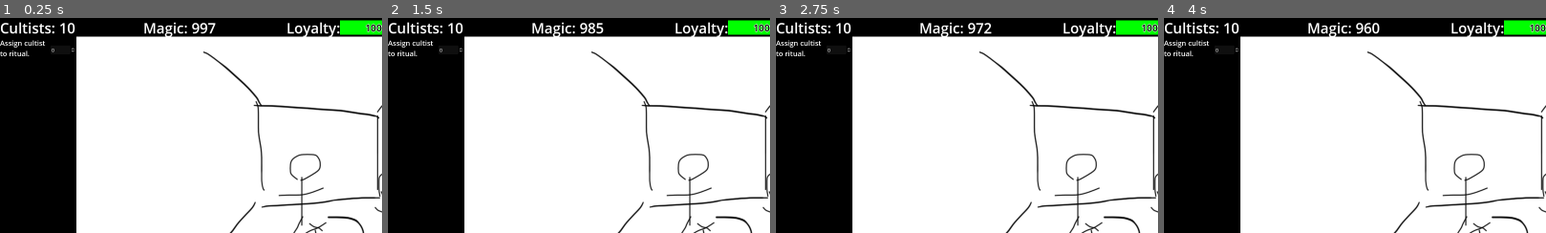
Above: before the commit, frames 1-4 (left to right).
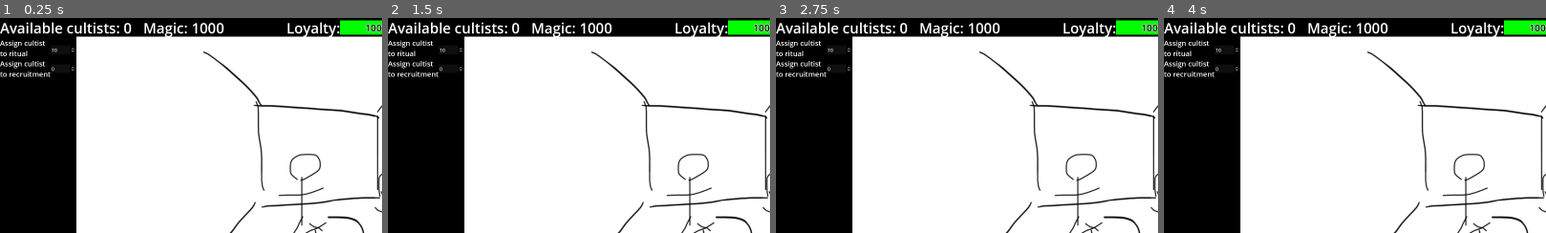
Above: after the commit, the same moments.

Repository: ShroomySquid/Ludum_Dare
Game: Godot game, scene res://node_2d.tscn
Two runs of this game, one before a commit and one after it. Both use one fixed random seed, a clock stepped at 60 frames per second and the inputs below.
Inputs:
- Up to frame 1 (0.25 s): no input
- Up to frame 2 (1.5 s): no input
- Up to frame 3 (2.75 s): no input
- Up to frame 4 (4 s): no input
The pictures show only the part of the screen within x 0-50%, y 0-50%; the shares and areas given below are measured in that part.

The runs differ from the first frame. In frame 1, 1.8% of the frame differs, in the area x 0-59%, y 1-28%; in frame 2, 1.8%; in frame 3, 1.8%; in frame 4, 1.7%.

Commit message:
add non-functional recruitment field

Diff:
--- a/ui_prototype/Control.gd
+++ b/ui_prototype/Control.gd
@@ -1,28 +1,42 @@
 extends Control
-var available_cultists = 10
+var available_cultists = 0
 var total_cultists = 10
 var magic_count = 1000
 var loyalty_percent = 100
 var prisoners_count = 0
-var cultists_in_ritual = 0
+var cultists_in_ritual = 10
+var cultists_in_recruitment = 0
 
+func _cultists_in_ritual(value: float):
+	cultists_in_ritual = $Cultist_Send.value
+	if (cultists_in_ritual > total_cultists - cultists_in_recruitment):
+		cultists_in_ritual = total_cultists - cultists_in_recruitment
+	$Cultist_Send.value = cultists_in_ritual
+
+func _cultists_in_recruitment(value: float):
+	cultists_in_recruitment = $Recruitment_Send.value
+	if (cultists_in_recruitment > total_cultists - cultists_in_ritual):
+		cultists_in_recruitment = total_cultists - cultists_in_ritual
+	$Recruitment_Send.value = cultists_in_recruitment
 
 # Called when the node enters the scene tree for the first time.
 func _ready():
-	pass # Replace with function body.
-
+	$Cultist_Send.value = 10
+	$Cultist_Send.value_changed.connect(self._cultists_in_ritual)
+	$Recruitment_Send.value = 10
+	$Recruitment_Send.value_changed.connect(self._cultists_in_recruitment)
+	$Recruitment_Send.value = cultists_in_recruitment
 
 # Called every frame. 'delta' is the elapsed time since the previous frame.
 func _process(delta):
-	if (magic_count > cultists_in_ritual * 100):
-		magic_count -= delta * (total_cultists - cultists_in_ritual)
+	if (magic_count >= cultists_in_ritual * 100):
+		magic_count -= (magic_count - cultists_in_ritual * 100) * delta
+	else:
+		magic_count += (cultists_in_ritual * 100 - magic_count) * delta
 	if (int(magic_count) == 0):
 		print("Dead you are, try again you must.")
-	if (cultists_in_ritual > total_cultists):
-		$Cultist_Send.value = total_cultists
-	available_cultists = total_cultists - cultists_in_ritual
-	$cultist_label.text = "Cultists: " + str(available_cultists)
+	available_cultists = total_cultists - cultists_in_ritual - cultists_in_recruitment
+	$cultist_label.text = "Available cultists: " + str(available_cultists)
 	$magic_label.text = "Magic: " + str(int(magic_count))
 	$loyalty_bar.value = loyalty_percent
 	$prisoners_label.text = "Prisoners: " + str(prisoners_count)
-	cultists_in_ritual = $Cultist_Send.value
--- a/ui_prototype/ui.tscn
+++ b/ui_prototype/ui.tscn
@@ -27,7 +27,7 @@
 layout_mode = 0
 offset_right = 72.0
 offset_bottom = 23.0
-text = "Cultists:"
+text = "Available cultists:"
 label_settings = SubResource("LabelSettings_l3ewh")
 
 [node name="magic_label" type="Label" parent="."]
@@ -76,7 +76,7 @@
 offset_right = 152.0
 offset_bottom = 136.0
 text = "Assign cultist
-to ritual."
+to ritual"
 label_settings = SubResource("LabelSettings_srj8g")
 
 [node name="Cultist_Send" type="SpinBox" parent="."]
@@ -85,3 +85,19 @@
 offset_top = 92.0
 offset_right = 252.062
 offset_bottom = 123.0
+
+[node name="Recruitment_Send_Label" type="Label" parent="."]
+layout_mode = 0
+offset_top = 136.0
+offset_right = 152.0
+offset_bottom = 205.0
+text = "Assign cultist
+to recruitment"
+label_settings = SubResource("LabelSettings_srj8g")
+
+[node name="Recruitment_Send" type="SpinBox" parent="."]
+layout_mode = 0
+offset_left = 169.0
+offset_top = 155.0
+offset_right = 252.062
+offset_bottom = 186.0
